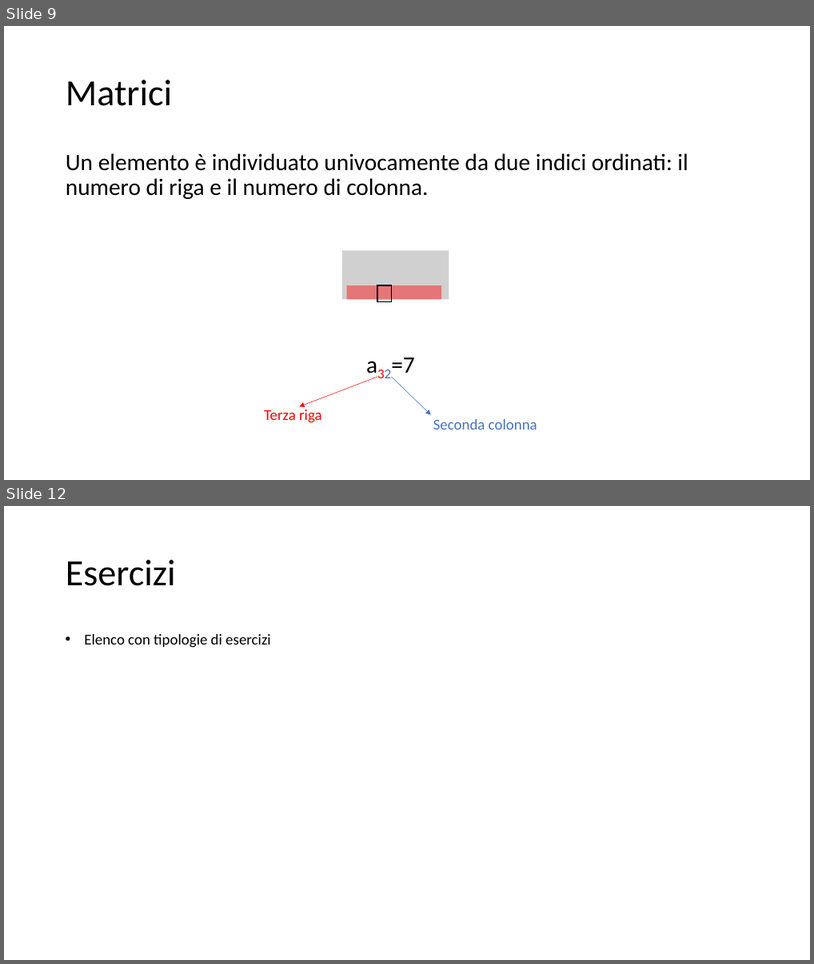
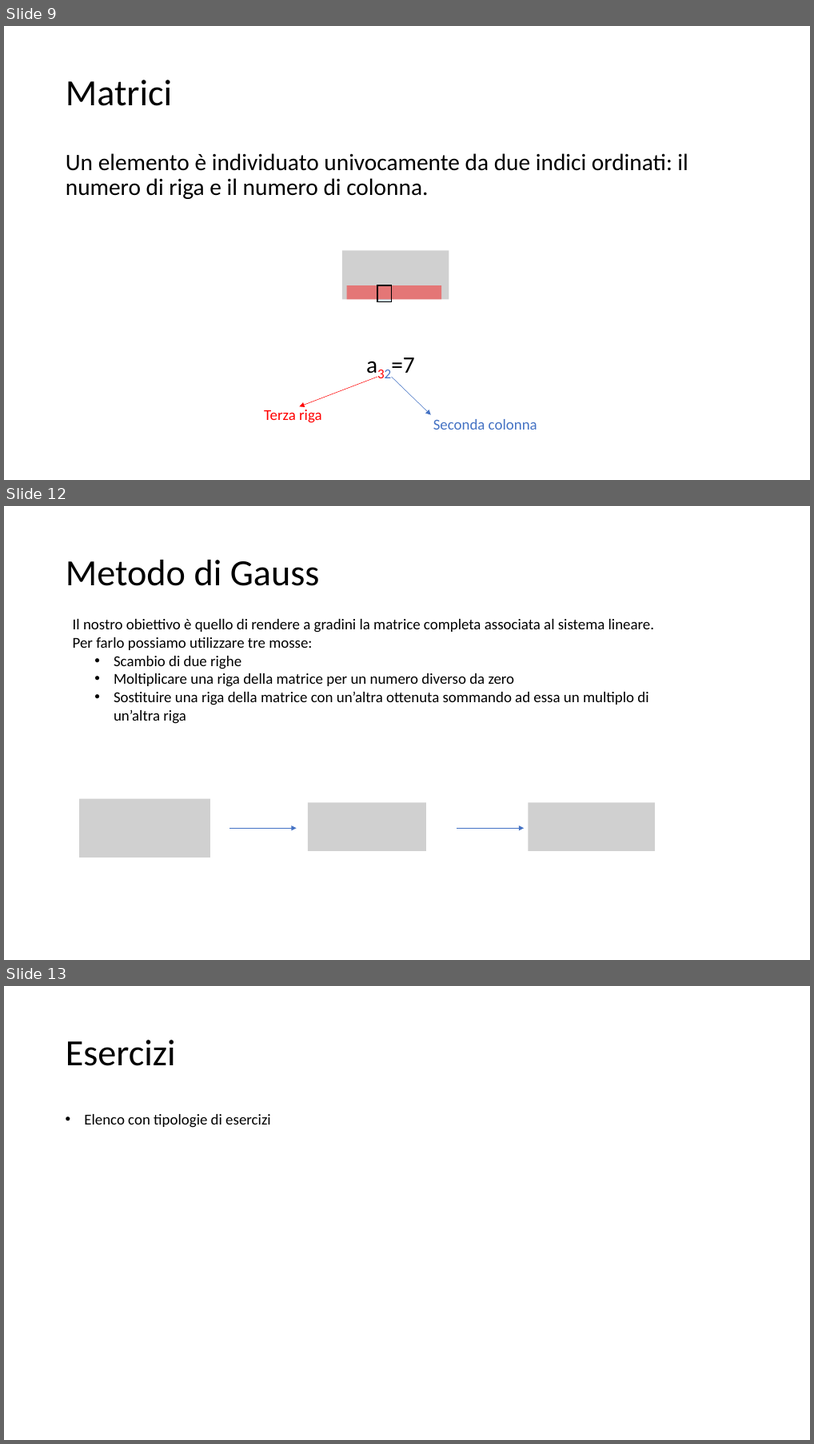
Before and after one commit to matteodelv/GaussLinearSystems, a slide deck: Presentazione.pptx. Shown one above the other, each under a label of ours: slides 9 and 12 before the commit, slides 9, 12 and 13 after it; the slides between them are not shown. The pictures are 814x964 and 814x1444 pixels, drawn with LibreOffice and Linux fonts; fonts in the diff are those of the drawing; grey boxes stand for pictures. Boxes give left, top, right and bottom in pixels: in the first picture for what was removed or moved away, otherwise in the second. Text is boxed around its words. In the diff, an @@ line names an element or a change of style, - is before the commit and + after.

```diff
--- a/Presentazione.pptx
+++ b/Presentazione.pptx
@@ slide 12 added at <box>4,506,810,960</box>, background #FFFFFF @@
@@ title added at <box>66,560,320,586</box>, 44 pt, text #000000 @@
+Metodo di Gauss
@@ text added at <box>73,619,654,724</box>, 18 pt, text #000000 @@
+Il nostro obiettivo è quello di rendere a gradini la matrice completa associata al sistema lineare. Per farlo possiamo utilizzare tre mosse:
+• Scambio di due righe
+• Moltiplicare una riga della matrice per un numero diverso da zero
+• Sostituire una riga della matrice con un’altra ottenuta sommando ad essa un multiplo di un’altra riga
@@ picture added at <box>80,799,211,857</box> @@
@@ picture added at <box>308,803,427,851</box> @@
@@ picture added at <box>529,803,655,851</box> @@
@@ arrow added from (230, 828) to (297, 828), #4472C4 0.5 pt @@
@@ arrow added from (457, 828) to (524, 828), #4472C4 0.5 pt @@
@@ what was slide 12 is now slide 13 @@
```
Also in this commit, not shown: 3 slides changed, 1 other slide added, 1 slide removed.
